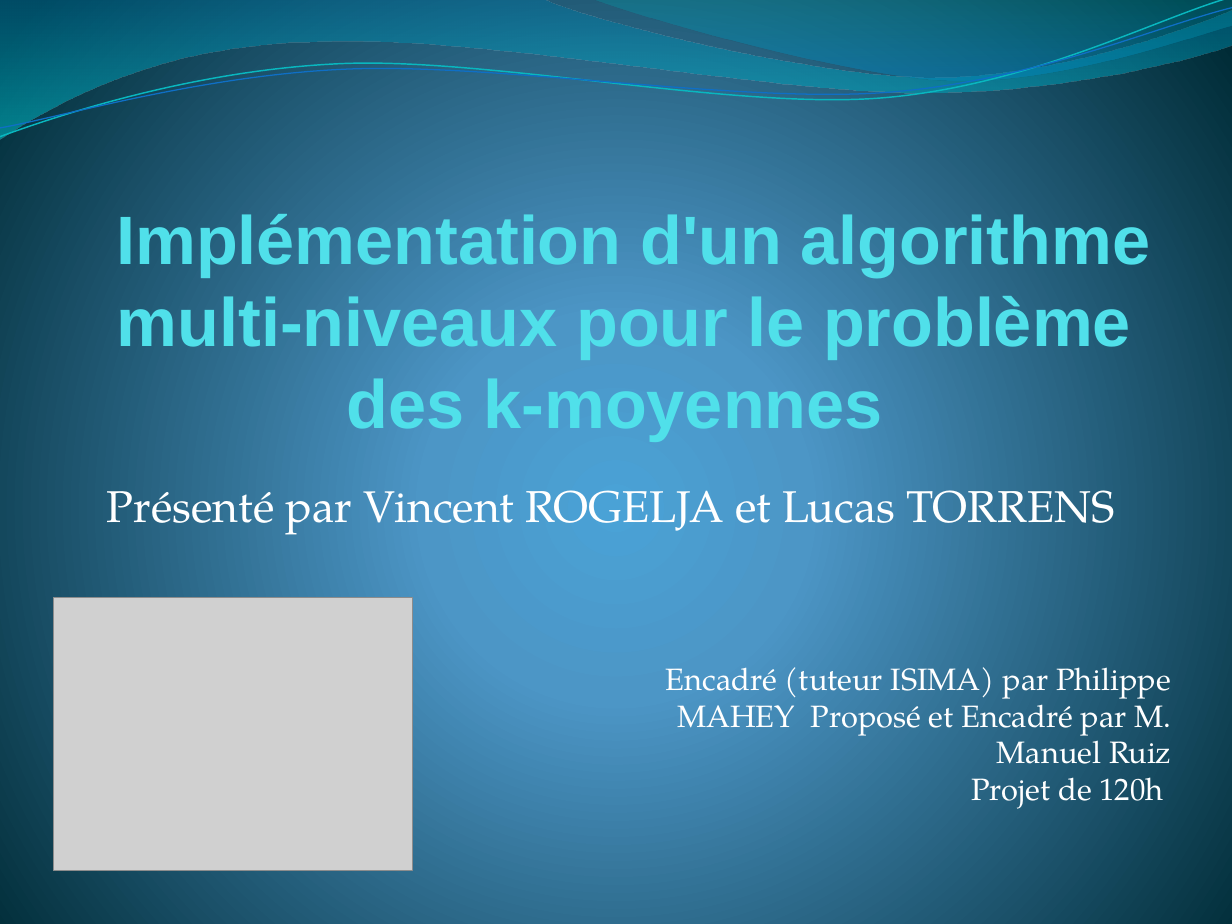
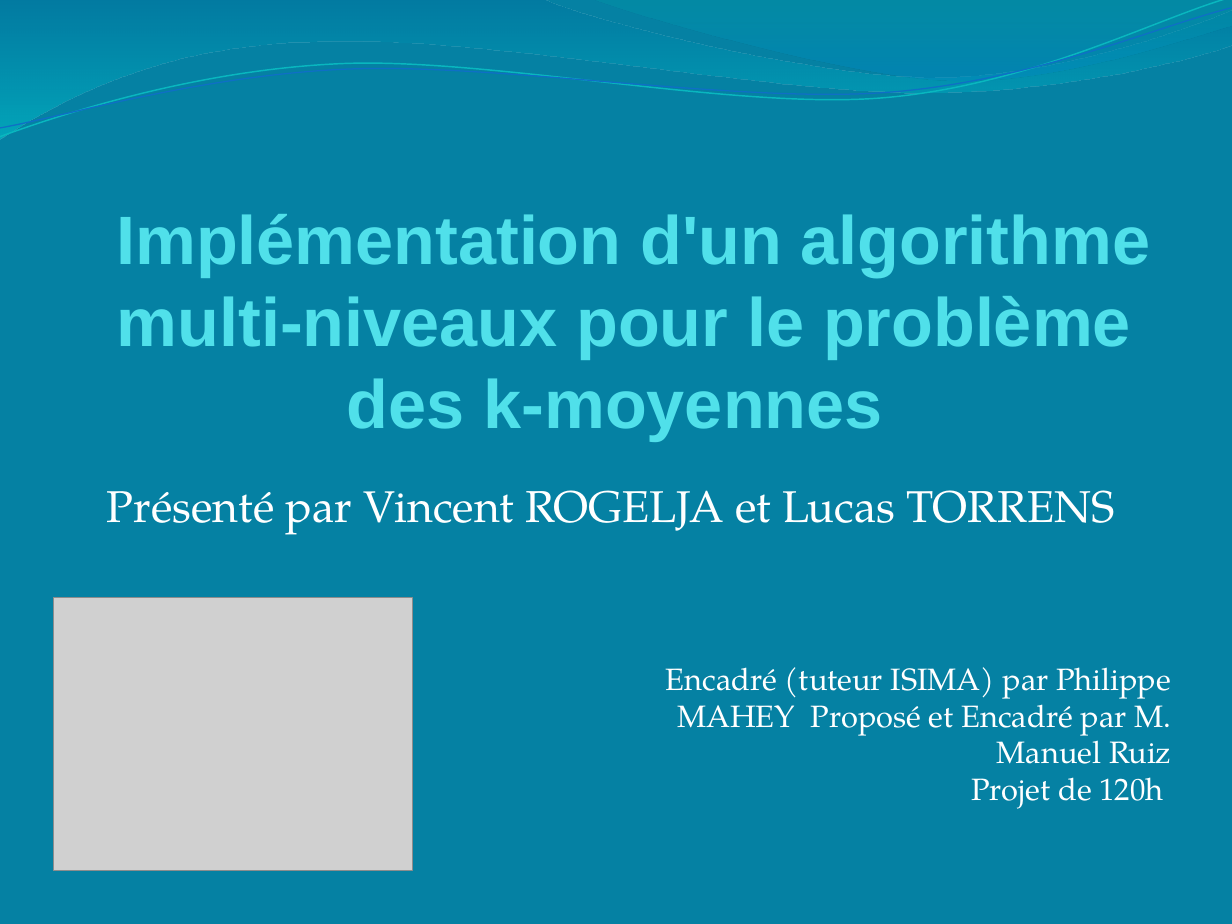
Before and after one commit to rogelja/Projet, a slide deck: slide 1 of PowerPoint/Présentation soutenance.pptx. Drawn at 1232x924 pixels with LibreOffice and Linux fonts; fonts in the diff are those of the drawing; grey boxes stand for pictures. Boxes give left, top, right and bottom in pixels: in the first picture for what was removed or moved away, otherwise in the second. Text is boxed around its words. In the diff, an @@ line names an element or a change of style, - is before the commit and + after.

```diff
--- a/PowerPoint/Présentation soutenance.pptx
+++ b/PowerPoint/Présentation soutenance.pptx
@@ background gradient #4AA0D6 to #4C98C7 to #002C38 to #0581A3 @@
```
